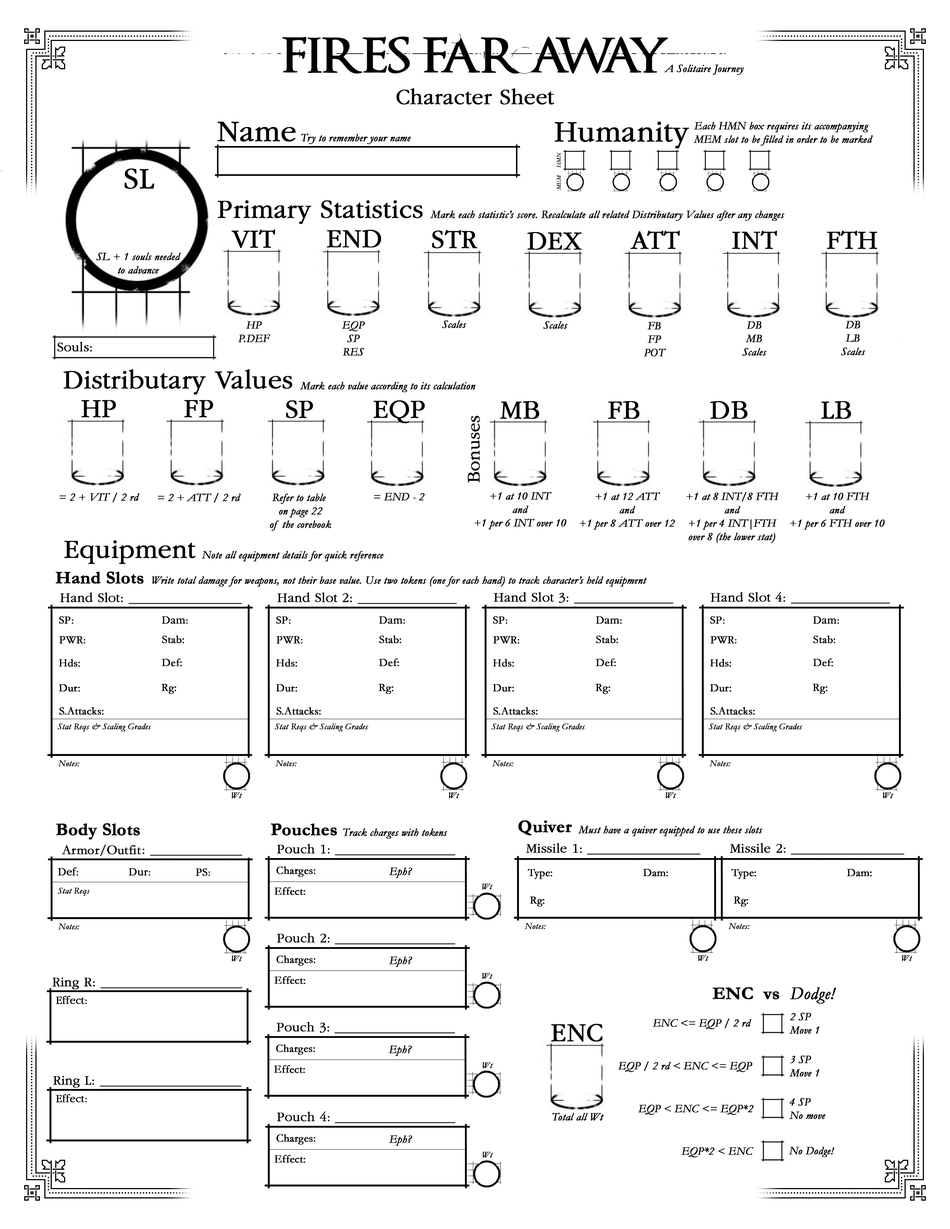
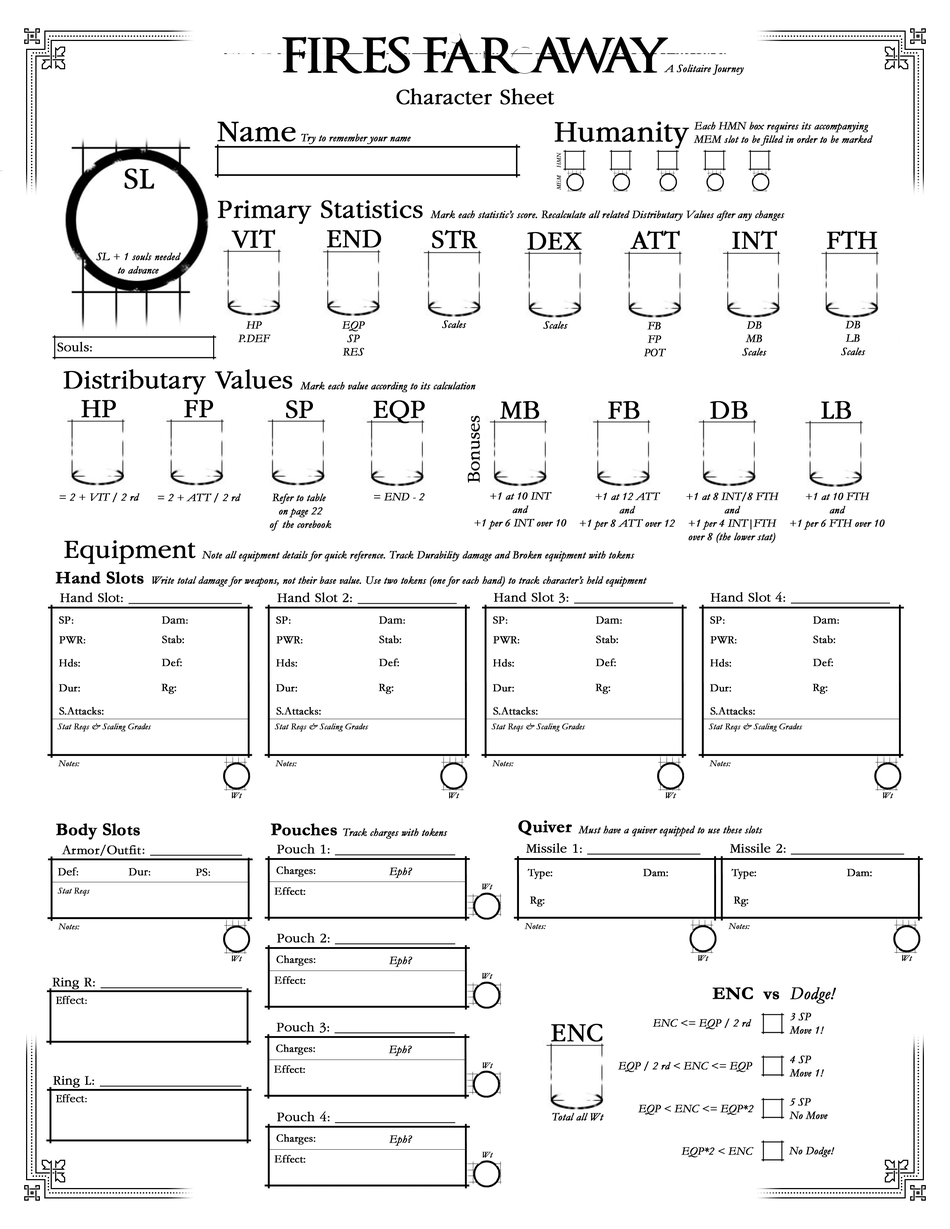
Layered file, before and after one edit (950x1229). Changes by layer:
renamed "Note all equipment details for quick reference" to "Note all equipment details for quick reference. Track Durabilit", painted on it over left=383, top=550, right=635, bottom=562
renamed "4 SP No move" to "5 SP No Move", painted on it over left=789, top=1098, right=828, bottom=1120
renamed "3 SP Move 1" to "4 SP Move 1!", painted on it over left=789, top=1056, right=824, bottom=1077
renamed "2 SP Move 1" to "3 SP Move 1!", painted on it over left=789, top=1013, right=824, bottom=1035
